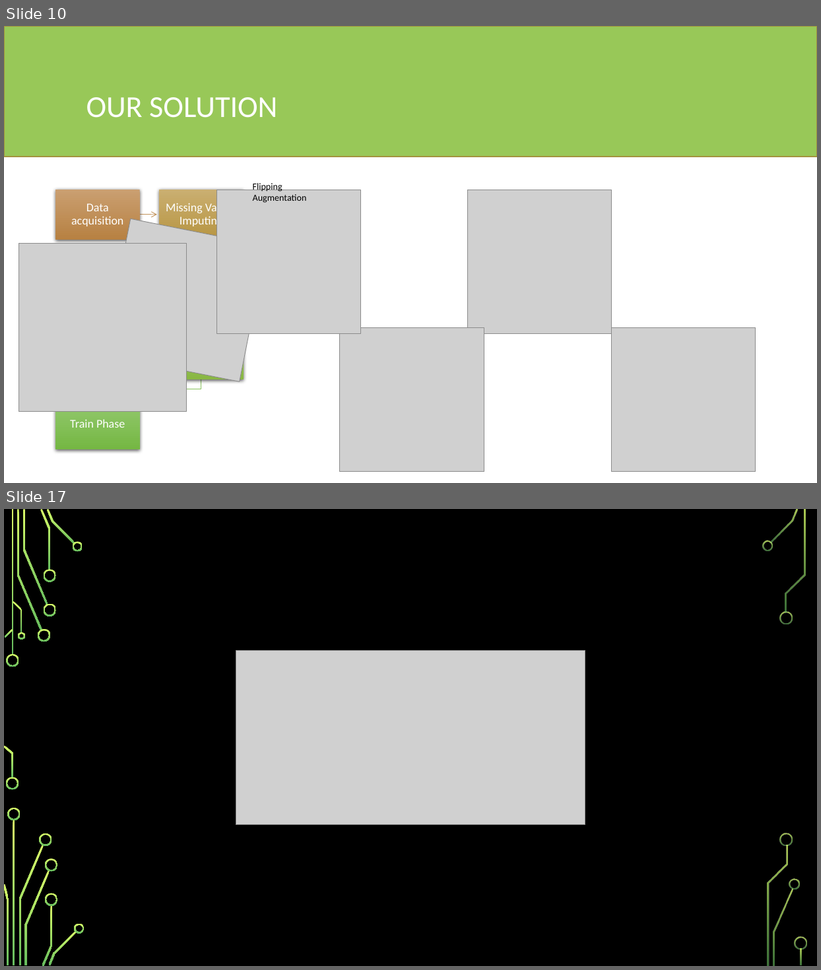
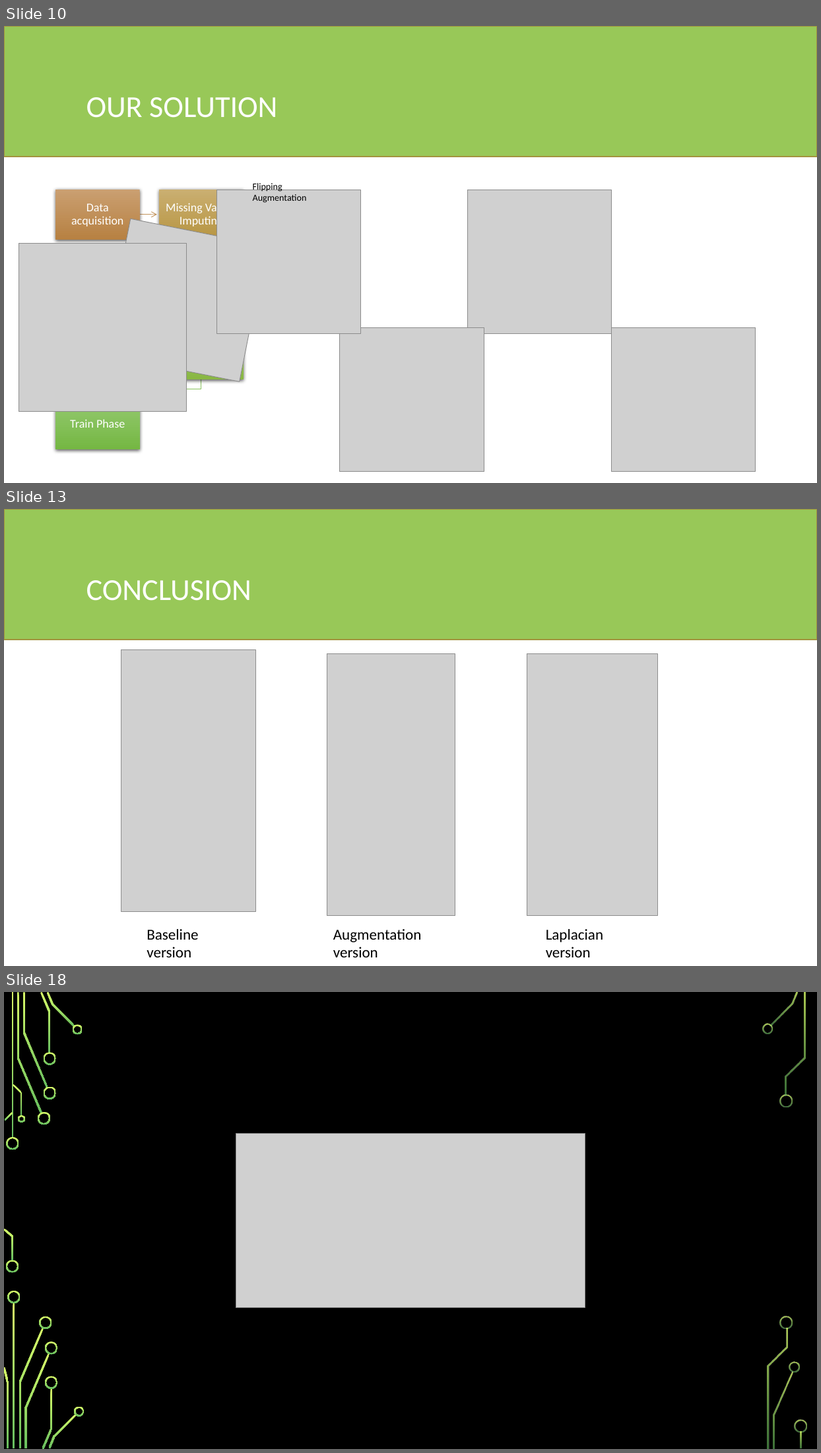
Before and after one commit to fedeloper/Biometrics2021, a slide deck: Facial Keypoints Detector.pptx. Shown one above the other, each under a label of ours: slides 10 and 17 before the commit, slides 10, 13 and 18 after it; the slides between them are not shown. The pictures are 821x970 and 821x1453 pixels, drawn with LibreOffice and Linux fonts; fonts in the diff are those of the drawing; grey boxes stand for pictures; background and template pictures are left out. Boxes give left, top, right and bottom in pixels: in the first picture for what was removed or moved away, otherwise in the second. Text is boxed around its words. In the diff, an @@ line names an element or a change of style, - is before the commit and + after.

```diff
--- a/Facial Keypoints Detector.pptx
+++ b/Facial Keypoints Detector.pptx
@@ slide 13 added at box(4, 509, 817, 966), background #FFFFFF @@
@@ rectangle added at box(4, 509, 817, 640), fill #98C858, outline #A3943F 1.25 pt @@
@@ title added at box(86, 580, 252, 601), 36 pt, text #FFFFFF @@
+CONCLUSION
@@ group added at box(121, 650, 657, 958): 3 pictures, 3 texts @@
+Baseline version
+Augmentation version
+Laplacian version
@@ what was slide 17 is now slide 18 @@
```
Also in this commit, not shown: 5 slides changed, 3 other slides added, 3 slides removed, 3 other files.
